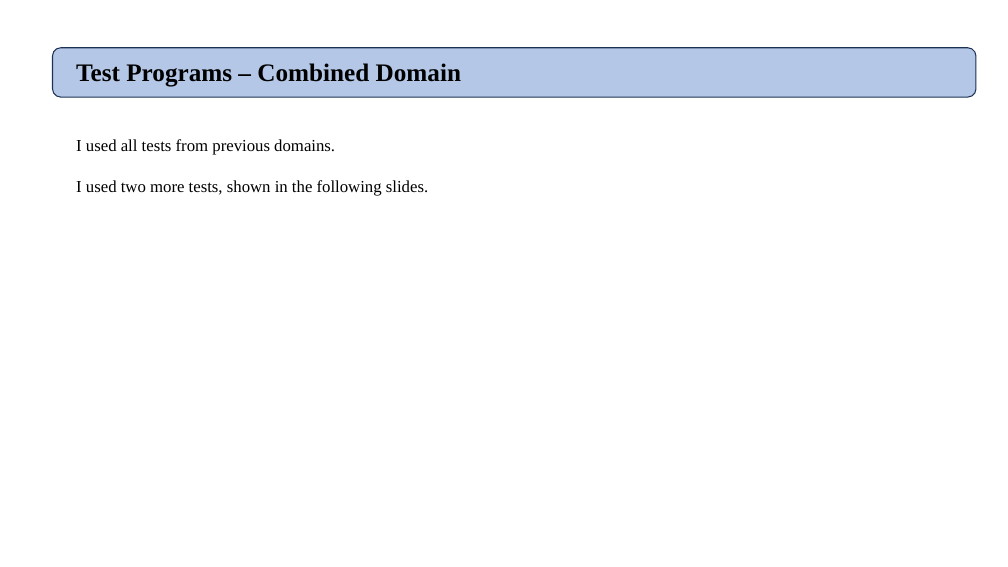
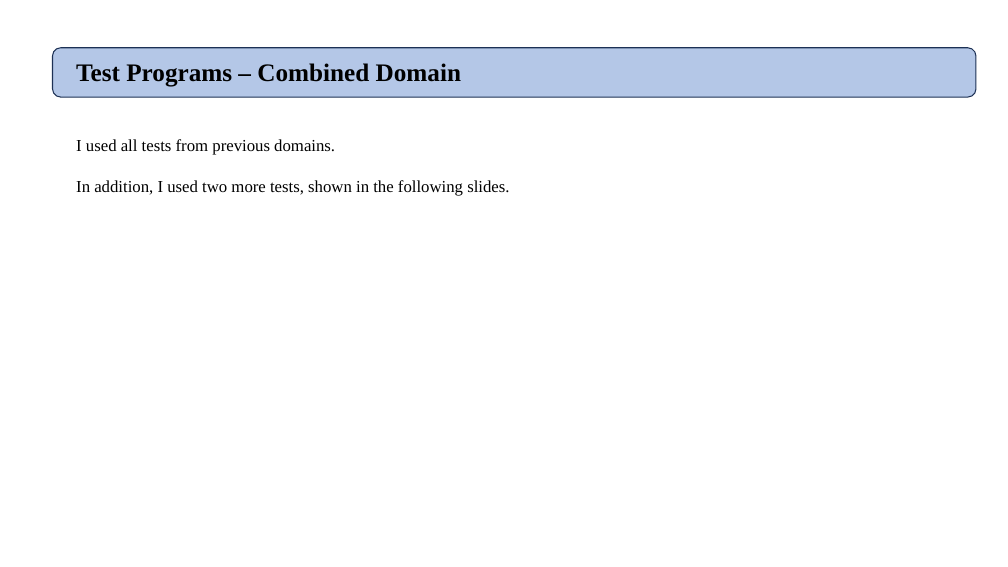
Before and after one commit to shahak2/program-analysis-and-verification, a slide deck: slide 17 of docs/paav architecture.pptx (slide 19 before the commit). Drawn at 1008x567 pixels with LibreOffice and Linux fonts; fonts in the diff are those of the drawing. Boxes give left, top, right and bottom in pixels: in the first picture for what was removed or moved away, otherwise in the second. Text is boxed around its words. In the diff, an @@ line names an element or a change of style, - is before the commit and + after.

```diff
--- a/docs/paav architecture.pptx
+++ b/docs/paav architecture.pptx
@@ text at bbox=[76, 180, 509, 196]: text changed @@
-I used two more tests, shown in the following slides.
+In addition, I used two more tests, shown in the following slides.
```
Also in this commit, not shown: 6 other slides changed, 1 slide added, 2 slides removed, 16 other files.
